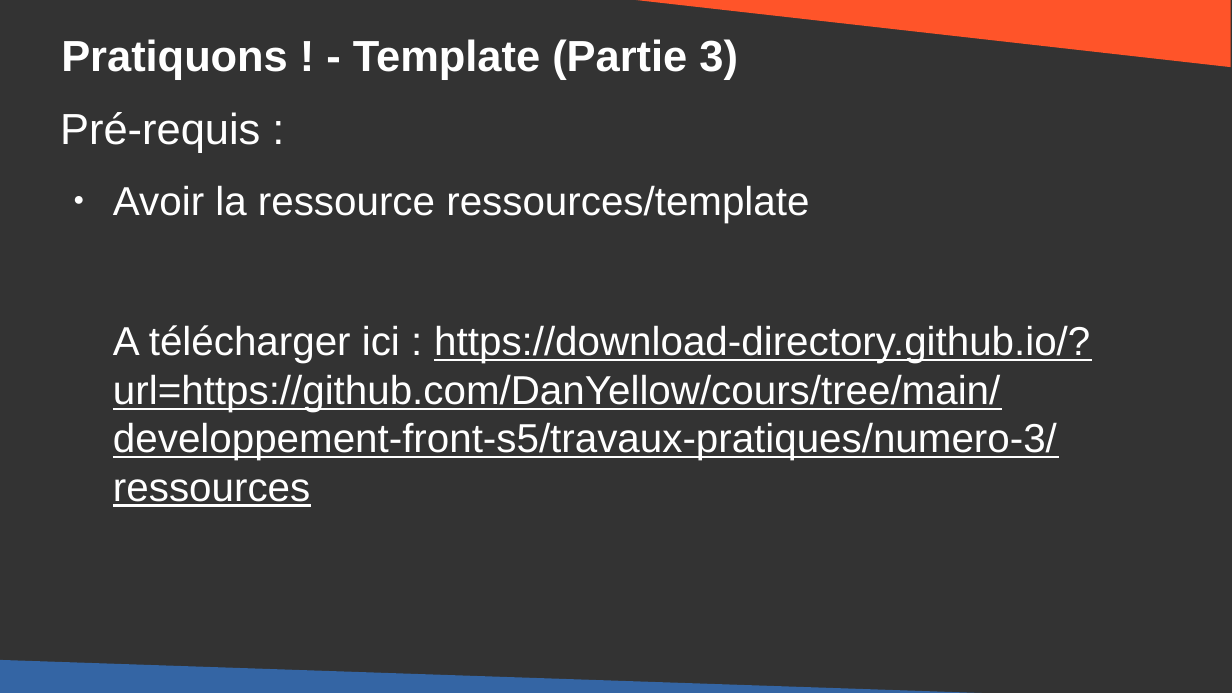
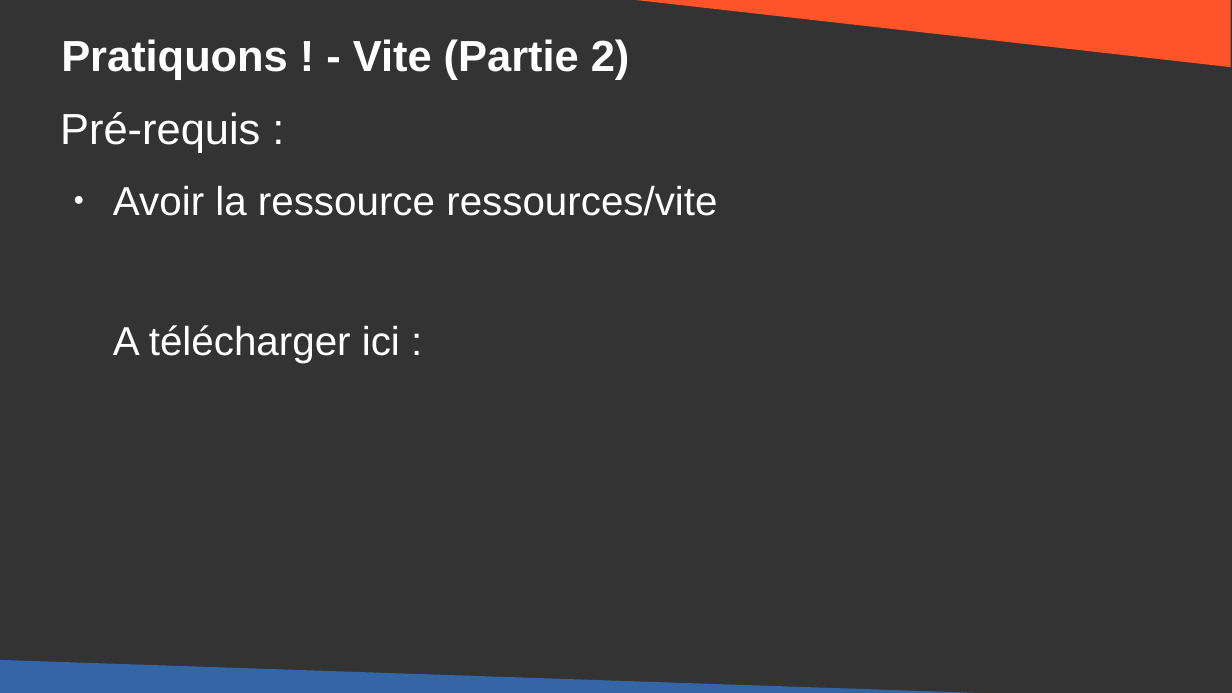
Before and after one commit to DanYellow/cours, a slide deck: slide 20 of developpement-front-s5/travaux-pratiques/numero-4/presentation.odp. Drawn at 1232x693 pixels with LibreOffice and Linux fonts; fonts in the diff are those of the drawing. Boxes give left, top, right and bottom in pixels: in the first picture for what was removed or moved away, otherwise in the second. Text is boxed around its words. In the diff, an @@ line names an element or a change of style, - is before the commit and + after.

Commit message:
developpement-front-s5 - TP Vite - vip

```diff
--- a/developpement-front-s5/travaux-pratiques/numero-4/presentation.odp
+++ b/developpement-front-s5/travaux-pratiques/numero-4/presentation.odp
@@ title at (61, 39, 630, 80): text changed @@
-Pratiquons ! - Template (Partie 3)
+Pratiquons ! - Vite (Partie 2)
@@ text at (113, 185, 717, 363): text changed @@
-● Avoir la ressource ressources/template
-A télécharger ici : https://download-directory.github.io/?url=https://github.com/DanYellow/cours/tree/main/developpement-front-s5/travaux-pratiques/numero-3/ressources
+● Avoir la ressource ressources/vite
+A télécharger ici :
```
Also in this commit, not shown: 2 other slides changed, 16 slides added, 16 slides removed, 4 other files.
